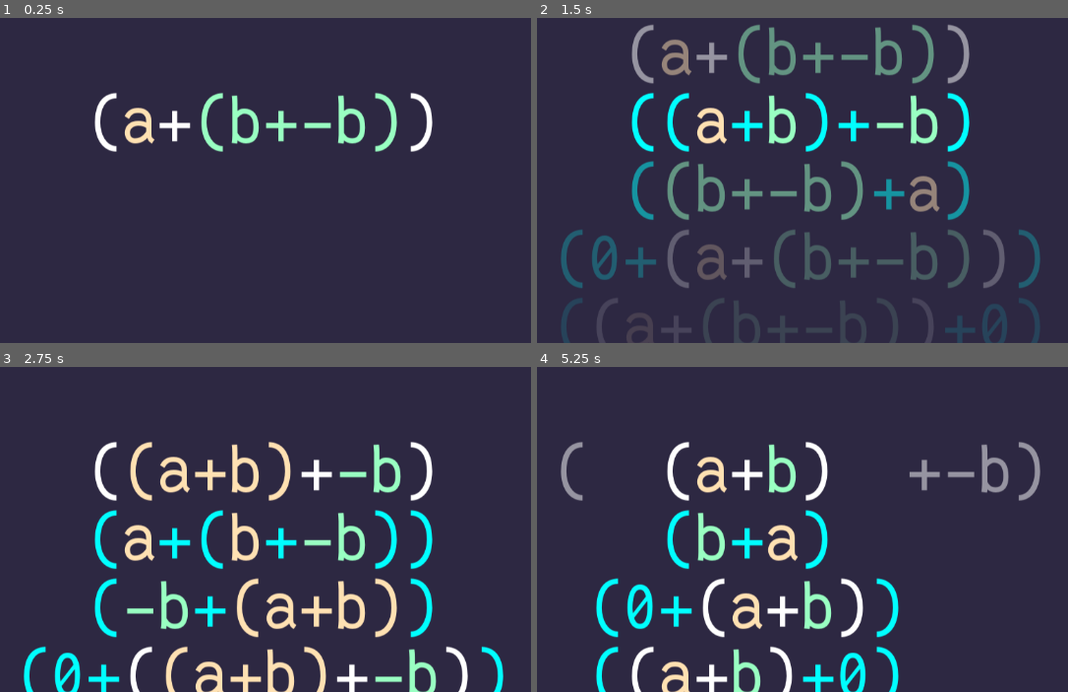
Above: before the commit, frames 1-4 (two rows, left to right).
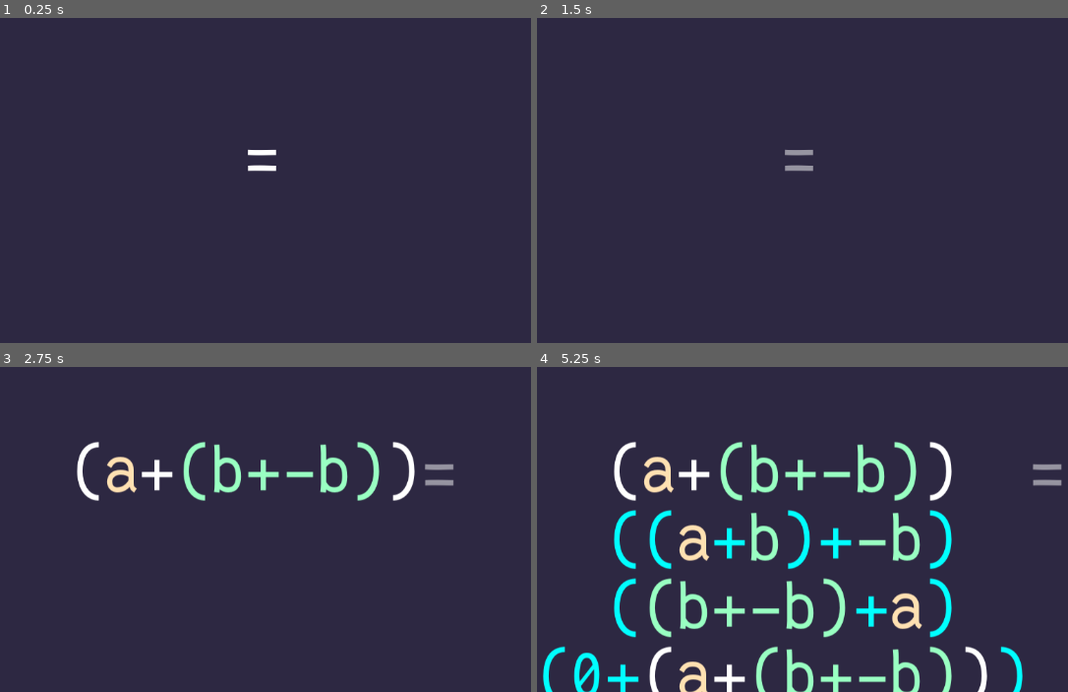
Above: after the commit, the same moments.

Repository: theoahfeldt/emperical-maths
Game: Godot game, scene res://test.tscn
Same seed, same stepped clock (60 frames per second), same inputs: the game is played once before the commit and once after it.
Inputs:
- Up to frame 1 (0.25 s): no input
- Up to frame 2 (1.5 s): tap Enter (expression_confirm) at 0.5, 1.25, 1.35 s; hold Right (expression_right) 0.53-1.28 s; tap Space (expression_select) at 0.6 s; hold Down (expression_down) from 1.28 s (still down)
- Up to frame 3 (2.75 s): tap Space (expression_select) at 1.55, 2.1 s; tap Enter (expression_confirm) at 2 s; release Down (expression_down) at 2.03 s; hold Right (expression_right) from 2.03 s (still down)
- Up to frame 4 (5.25 s): tap Enter (expression_confirm) at 2.75, 3.5, 3.6, 4.25 s; release Right (expression_right) at 2.78 s; hold Up (expression_up) 2.78-3.53 s; tap Space (expression_select) at 2.85, 3.8, 4.35, 5.1 s; hold Left (expression_left) 3.53-5.03 s; hold Down (expression_down) from 5.03 s (still down)

The runs differ from the first frame. In frame 1, 3.0% of the frame differs, in the area x 17-82%, y 23-48%; in frame 2, 13%; in frame 3, 14%; in frame 4, 18%, in the area x 1-99%, y 23-100%.
Error after the commit: Out of bounds get index '0' (on base: 'Array[GraphicalComponent]') (res://algebra/graphics/expressions/graphical_expression.gd:16)

Commit message:
Implement equality expression

Diff:
--- a/game/algebra/expression_indexer.gd
+++ b/game/algebra/expression_indexer.gd
@@ -1,19 +1,5 @@
 class_name ExpressionIndexer
 extends Node
-
-
-static func algebraic_subexpression(base: AlgebraicBase, index: Array[int]
-		) -> AlgebraicExpression:
-	return _algebraic_subexpression(base.expression, index, 0)
-
-
-static func replace_algebraic_subexpression(
-		base: AlgebraicBase, new: AlgebraicExpression, index: Array[int]
-		) -> void:
-	if index.is_empty():
-		base.replace_expression(new)
-	else:
-		_replace_algebraic_subexpression(base.expression, new, index, 0)
 
 
 static func graphical_subexpression(base: GraphicalBase, index: Array[int]
@@ -31,47 +17,46 @@
 	base.center_smooth()
 
 
-static func move_index_left(base: AlgebraicBase, index: Array[int]) -> void:
-	_move_index_horizontal(base, index, -1)
+static func move_index_left(object: AlgebraicObject, index: Array[int]) -> void:
+	_move_index_horizontal(object, index, -1)
 
 
-static func move_index_right(base: AlgebraicBase, index: Array[int]) -> void:
-	_move_index_horizontal(base, index, 1)
+static func move_index_right(object: AlgebraicObject, index: Array[int]) -> void:
+	_move_index_horizontal(object, index, 1)
 
 
 static func move_index_out(index: Array[int]) -> void:
 	index.pop_back()
 
 
-static func move_index_in(base: AlgebraicBase, index: Array[int]) -> void:
-	if algebraic_subexpression(base, index).num_subexpressions() > 0:
+static func move_index_in(object: AlgebraicObject, index: Array[int]) -> void:
+	if algebraic_subexpression(object, index).num_subexpressions() > 0:
 		index.append(0)
 
 
-static func _algebraic_subexpression(
-		expression: AlgebraicExpression, index: Array[int], i: int
-		) -> AlgebraicExpression:
+static func algebraic_subexpression(
+		object: AlgebraicObject, index: Array[int], i: int = 0
+		) -> AlgebraicObject:
 	if i > index.size():
 		push_error("Invalid index: ", index)
 	if i == index.size():
-		return expression
-	return _algebraic_subexpression(
-			expression.subexpressions()[index[i]], index, i + 1)
+		return object
+	return algebraic_subexpression(object.subexpressions()[index[i]], index, i + 1)
 
 
-static func _replace_algebraic_subexpression(
-		expression: AlgebraicExpression,
+static func replace_algebraic_subexpression(
+		object: AlgebraicObject,
 		new: AlgebraicExpression,
 		index: Array[int],
-		i: int,
+		i: int = 0,
 		) -> void:
 	if i >= index.size():
 		push_error("Invalid index: ", index)
 	elif i == index.size() - 1:
-		expression.replace_subexpression(new, index[i])
+		object.replace_subexpression(new, index[i])
 	else:
-		_replace_algebraic_subexpression(
-				expression.subexpressions()[index[i]], new, index, i + 1)
+		replace_algebraic_subexpression(
+				object.subexpressions()[index[i]], new, index, i + 1)
 
 
 static func _graphical_subexpression(
@@ -101,20 +86,19 @@
 
 
 static func _move_index_horizontal(
-	base: AlgebraicBase, index: Array[int], movement) -> void:
+	object: AlgebraicObject, index: Array[int], movement) -> void:
 	if index.is_empty():
 		return
 	var position: int = index.pop_back()
-	var parent: AlgebraicExpression = algebraic_subexpression(base, index)
+	var parent := algebraic_subexpression(object, index)
 	position = clampi(position + movement, 0, parent.num_subexpressions() - 1)
-	_move_index_in_position(base, index, position)
+	_move_index_in_position(object, index, position)
 
 
 static func _move_index_in_position(
-	base: AlgebraicBase, index: Array[int], position: int) -> void:
-	var expression: AlgebraicExpression = algebraic_subexpression(base, index)
-	if 0 <= position and position < expression.num_subexpressions():
+	object: AlgebraicObject, index: Array[int], position: int) -> void:
+	var subexpression := algebraic_subexpression(object, index)
+	if 0 <= position and position < subexpression.num_subexpressions():
 		index.append(position)
 	else:
-		push_error(
-			"Position %d invalid for %s" % [position, expression.get_class()])
+		push_error("Invalid position: ", position)
--- /dev/null
+++ b/game/algebra/graphics/expressions/graphical_equality.gd
@@ -0,0 +1,23 @@
+class_name GraphicalEquality
+extends GraphicalExpression
+
+
+func _get_components() -> Array[GraphicalComponent]:
+	return [
+		subexpressions[0],
+		_glyphs[0],
+		subexpressions[1],
+	]
+
+
+static func create(
+		left_expression: GraphicalExpressionOrMenu,
+		right_expression: GraphicalExpressionOrMenu,
+		) -> GraphicalEquality:
+	var new := GraphicalEquality.new()
+	var equality_sign := Glyph.create("=")
+	new._glyphs = [equality_sign]
+	new.subexpressions = [left_expression, right_expression]
+	new._add_components_as_children()
+	new.set_component_positions()
+	return new
--- a/game/algebra/graphics/expressions/graphical_expression.gd
+++ b/game/algebra/graphics/expressions/graphical_expression.gd
@@ -29,8 +29,13 @@
 	return []
 
 
-func set_color_from_algebraic(expression: AlgebraicExpression) -> void:
-	set_color(expression.color)
+func set_color_from_algebraic(object: AlgebraicObject) -> void:
+	set_color(object.color)
+	var algebraic: Array[AlgebraicExpression] = object.subexpressions()
+	if algebraic.size() != subexpressions.size():
+		push_error("Algebraic object has different structure")
+	for i in range(subexpressions.size()):
+		subexpressions[i].set_color_from_algebraic(algebraic[i])
 
 
 func replace_subexpression(new: GraphicalExpressionOrMenu, index: int) -> void:
--- a/game/algebra/graphics/expressions/graphical_sum.gd
+++ b/game/algebra/graphics/expressions/graphical_sum.gd
@@ -10,13 +10,6 @@
 		subexpressions[1],
 		_glyphs[2],
 	]
-
-
-func set_color_from_algebraic(expression: AlgebraicExpression) -> void:
-	var sum := expression as AlgebraicSum
-	set_color(sum.color)
-	subexpressions[0].set_color_from_algebraic(sum.left_term)
-	subexpressions[1].set_color_from_algebraic(sum.right_term)
 
 
 static func create(
--- a/game/algebra/logic/expressions/algebraic_base.gd
+++ b/game/algebra/logic/expressions/algebraic_base.gd
@@ -2,22 +2,42 @@
 extends Node
 
 
-@export var expression: AlgebraicExpression
+@export var object: AlgebraicObject
 
 
-static func create(p_expression: AlgebraicExpression) -> AlgebraicBase:
+static func create(p_object: AlgebraicObject) -> AlgebraicBase:
 	var new := AlgebraicBase.new()
-	new.add_child(p_expression)
-	new.expression = p_expression
+	new.add_child(p_object)
+	new.object = p_object
 	return new
 
 
 func copy() -> AlgebraicBase:
-	return AlgebraicBase.create(expression.copy())
+	return AlgebraicBase.create(object.copy())
 
 
-func replace_expression(new: AlgebraicExpression) -> void:
-	remove_child(expression)
-	expression.queue_free()
+func subexpression(index: Array[int]) -> AlgebraicObject:
+	return ExpressionIndexer.algebraic_subexpression(object, index)
+
+
+func replace_subexpression(
+		new: AlgebraicObject, index: Array[int]) -> void:
+	if index.is_empty():
+		replace_object(new)
+	else:
+		ExpressionIndexer.replace_algebraic_subexpression(object, new, index)
+
+
+func replace_object(new: AlgebraicObject) -> void:
+	remove_child(object)
+	object.queue_free()
 	add_child(new)
-	expression = new
+	object = new
+
+
+func pretty_string() -> String:
+	return object.pretty_string()
+
+
+func to_graphical() -> GraphicalExpression:
+	return object.to_graphical()
--- /dev/null
+++ b/game/algebra/logic/expressions/algebraic_equality.gd
@@ -0,0 +1,72 @@
+class_name AlgebraicEquality
+extends AlgebraicObject
+
+
+@export var left_expression: AlgebraicExpression
+@export var right_expression: AlgebraicExpression
+
+
+static func create(
+		a: AlgebraicExpression,
+		b: AlgebraicExpression,
+		) -> AlgebraicEquality:
+	var new = AlgebraicEquality.new()
+	new.add_child(a)
+	new.add_child(b)
+	new.left_expression = a
+	new.right_expression = b
+	return new
+
+
+func copy() -> AlgebraicEquality:
+	return AlgebraicEquality.create(
+			left_expression.copy(), right_expression.copy())
+
+
+func subexpressions() -> Array[AlgebraicExpression]:
+	return [left_expression, right_expression]
+
+
+func replace_subexpression(new: AlgebraicExpression, index: int) -> void:
+	match index:
+		0:
+			replace_left_expression(new)
+		1:
+			replace_right_expression(new)
+		var n:
+			push_error("Invalid index: ", n)
+
+
+func pretty_string() -> String:
+	return "%s = %s" % [left_expression.pretty_string(), right_expression.pretty_string()]
+
+
+func to_graphical() -> GraphicalEquality:
+	return GraphicalEquality.create(
+			left_expression.to_graphical(), right_expression.to_graphical())
+
+
+func set_color(p_color: Color) -> void:
+	color = p_color
+	left_expression.set_color(p_color)
+	right_expression.set_color(p_color)
+
+
+func mark() -> void:
+	color = marked_color
+	left_expression.set_color(_sub_colors[0])
+	right_expression.set_color(_sub_colors[1])
+
+
+func replace_left_expression(new: AlgebraicExpression) -> void:
+	remove_child(left_expression)
+	left_expression.queue_free()
+	add_child(new)
+	left_expression = new
+
+
+func replace_right_expression(new: AlgebraicExpression) -> void:
+	remove_child(right_expression)
+	right_expression.queue_free()
+	add_child(new)
+	right_expression = new
--- a/game/algebra/logic/expressions/algebraic_expression.gd
+++ b/game/algebra/logic/expressions/algebraic_expression.gd
@@ -1,50 +1,8 @@
 class_name AlgebraicExpression
-extends Node
+extends AlgebraicObject
 # Abstract class
-
-
-const default_color := Color.AQUA
-const marked_color := Color.WHITE
-
-@warning_ignore("unused_private_class_variable")
-var _sub_colors: Array[Color] = [
-	Color.from_hsv(0.1, 0.3, 1.0),
-	Color.from_hsv(0.4, 0.4, 1.0),
-]
-var color: Color
 
 
 func identical_to(_other: AlgebraicExpression) -> bool:
 	push_error("Function not implemented")
 	return false
-
-
-func copy() -> AlgebraicExpression:
-	push_error("Function not implemented")
-	return AlgebraicExpression.new()
-
-
-func subexpressions() -> Array[AlgebraicExpression]:
-	push_error("Function not implemented")
-	return []
-
-
-func num_subexpressions() -> int:
-	return subexpressions().size()
-
-
-func replace_subexpression(_new: AlgebraicExpression, _index: int) -> void:
-	push_error("Function not implemented")
-
-
-func pretty_string() -> String:
-	push_error("Function not implemented")
-	return ""
-
-
-func set_color(p_color: Color) -> void:
-	color = p_color
-
-
-func mark() -> void:
-	set_color(marked_color)
--- a/game/algebra/logic/expressions/algebraic_negation.gd
+++ b/game/algebra/logic/expressions/algebraic_negation.gd
@@ -40,8 +40,14 @@
 	return "-%s" % expression.pretty_string()
 
 
+func set_color(p_color: Color) -> void:
+	color = p_color
+	expression.set_color(p_color)
+
+
 func mark() -> void:
 	color = _sub_colors[0]
+	expression.set_color(_sub_colors[0])
 
 
 func replace_expression(new: AlgebraicExpression) -> void:
--- /dev/null
+++ b/game/algebra/logic/expressions/algebraic_object.gd
@@ -0,0 +1,49 @@
+class_name AlgebraicObject
+extends Node
+
+
+const default_color := Color.AQUA
+const marked_color := Color.WHITE
+
+@warning_ignore("unused_private_class_variable")
+var _sub_colors: Array[Color] = [
+	Color.from_hsv(0.1, 0.3, 1.0),
+	Color.from_hsv(0.4, 0.4, 1.0),
+]
+var color: Color
+
+
+func copy() -> AlgebraicObject:
+	push_error("Function not implemented")
+	return AlgebraicObject.new()
+
+
+func subexpressions() -> Array[AlgebraicExpression]:
+	push_error("Function not implemented")
+	return []
+
+
+func replace_subexpression(_new: AlgebraicExpression, _index: int) -> void:
+	push_error("Function not implemented")
+
+
+func pretty_string() -> String:
+	push_error("Function not implemented")
+	return ""
+
+
+func to_graphical() -> GraphicalExpression:
+	push_error("Function not implemented")
+	return GraphicalExpression.new()
+
+
+func set_color(p_color: Color) -> void:
+	color = p_color
+
+
+func mark() -> void:
+	set_color(marked_color)
+
+
+func num_subexpressions() -> int:
+	return subexpressions().size()
--- a/game/algebra/ui/expression_controller.gd
+++ b/game/algebra/ui/expression_controller.gd
@@ -14,9 +14,8 @@
 
 
 func _ready() -> void:
-	var expression := GraphicalConversion.algebraic_to_graphical(
-			algebraic_base.expression)
-	$GraphicalBase.initialize(expression, get_viewport_rect().size / 2.0)
+	var graphical := algebraic_base.to_graphical()
+	$GraphicalBase.initialize(graphical, get_viewport_rect().size / 2.0)
 	$GraphicalBase.center_in_viewport()
 	$ExpressionSelector.initialize(algebraic_base, $GraphicalBase)
 	$ExpressionSelector.update_marked()
@@ -46,8 +45,7 @@
 
 func _on_alternatives_menu_selector_selected_expression(
 		algebraic, graphical, mark) -> void:
-	ExpressionIndexer.replace_algebraic_subexpression(
-			algebraic_base, algebraic, mark)
+	algebraic_base.replace_subexpression(algebraic, mark)
 	ExpressionIndexer.replace_graphical_subexpression(
 			$GraphicalBase, graphical, mark)
 	current_action = Action.SELECT_EXPRESSION
@@ -63,10 +61,10 @@
 	current_action = Action.SELECT_SUBSTITUTION
 
 
-func _on_substitution_selector_substituted(new_expression, mark) -> void:
-	ExpressionIndexer.replace_algebraic_subexpression(
-			algebraic_base, new_expression, mark)
+func _on_substitution_selector_substituted(
+		new_expression: AlgebraicExpression, mark) -> void:
 	var graphical := GraphicalConversion.algebraic_to_graphical(new_expression)
+	algebraic_base.replace_subexpression(new_expression, mark)
 	ExpressionIndexer.replace_graphical_subexpression(
 			$GraphicalBase, graphical, mark)
 	$ExpressionSelector.update_marked()
--- a/game/algebra/ui/expression_creation/expression_creator.gd
+++ b/game/algebra/ui/expression_creation/expression_creator.gd
@@ -18,8 +18,7 @@
 func initialize(center_position: Vector2) -> void:
 	_algebraic_base = AlgebraicBase.create(AlgebraicVariable.create("_"))
 	add_child(_algebraic_base)
-	var graphical_expression := GraphicalConversion.algebraic_to_graphical(
-			_algebraic_base.expression)
+	var graphical_expression := _algebraic_base.to_graphical()
 	_graphical_base = GraphicalBase.create(
 			graphical_expression, center_position)
 	add_child(_graphical_base)
@@ -42,7 +41,7 @@
 
 func _create_expression() -> void:
 #	TODO: Check that expression does not contain _
-	var algebraic := _algebraic_base.expression
+	var algebraic := _algebraic_base.object
 	_algebraic_base.remove_child(algebraic)
 	_algebraic_base.queue_free()
 	var graphical := _graphical_base.expression
@@ -82,8 +81,7 @@
 		graphical: GraphicalExpression,
 		mark: Array[int],
 		) -> void:
-	ExpressionIndexer.replace_algebraic_subexpression(
-			_algebraic_base, algebraic, mark)
+	_algebraic_base.replace_subexpression(algebraic, mark)
 	ExpressionIndexer.replace_graphical_subexpression(
 			_graphical_base, graphical, mark)
 	_current_action = Action.SELECT_EXPRESSION
--- a/game/algebra/ui/expression_selector.gd
+++ b/game/algebra/ui/expression_selector.gd
@@ -31,15 +31,16 @@
 
 
 func select_expression():
-	selected.emit(marked_expression(), _mark)
+	if not marked_expression() is AlgebraicEquality:
+		selected.emit(marked_expression(), _mark)
 
 
-func marked_expression() -> AlgebraicExpression:
-	return ExpressionIndexer.algebraic_subexpression(_algebraic_base, _mark)
+func marked_expression() -> AlgebraicObject:
+	return _algebraic_base.subexpression(_mark)
 
 
 func mark_inner() -> void:
-	ExpressionIndexer.move_index_in(_algebraic_base, _mark)
+	ExpressionIndexer.move_index_in(_algebraic_base.object, _mark)
 	update_marked()
 
 
@@ -49,18 +50,18 @@
 
 
 func mark_left() -> void:
-	ExpressionIndexer.move_index_left(_algebraic_base, _mark)
+	ExpressionIndexer.move_index_left(_algebraic_base.object, _mark)
 	update_marked()
 
 
 func mark_right() -> void:
-	ExpressionIndexer.move_index_right(_algebraic_base, _mark)
+	ExpressionIndexer.move_index_right(_algebraic_base.object, _mark)
 	update_marked()
 
 
 func push_mark_inner() -> void:
 	var new_mark := _mark.duplicate()
-	ExpressionIndexer.move_index_in(_algebraic_base, new_mark)
+	ExpressionIndexer.move_index_in(_algebraic_base.object, new_mark)
 	_mark_stack.append(new_mark)
 
 
@@ -72,13 +73,13 @@
 
 func push_mark_left() -> void:
 	var new_mark := _mark.duplicate()
-	ExpressionIndexer.move_index_left(_algebraic_base, new_mark)
+	ExpressionIndexer.move_index_left(_algebraic_base.object, new_mark)
 	_mark_stack.append(new_mark)
 
 
 func push_mark_right() -> void:
 	var new_mark := _mark.duplicate()
-	ExpressionIndexer.move_index_right(_algebraic_base, new_mark)
+	ExpressionIndexer.move_index_right(_algebraic_base.object, new_mark)
 	_mark_stack.append(new_mark)
 
 
@@ -92,6 +93,6 @@
 	_graphical_base.clear_color()
 	var marked_graphical: GraphicalExpression = ExpressionIndexer.graphical_subexpression(
 			_graphical_base, _mark)
-	var marked_algebraic: AlgebraicExpression = marked_expression()
+	var marked_algebraic: AlgebraicObject = marked_expression()
 	marked_algebraic.mark()
 	marked_graphical.set_color_from_algebraic(marked_algebraic)
--- a/game/test.tscn
+++ b/game/test.tscn
@@ -1,10 +1,11 @@
-[gd_scene load_steps=7 format=3 uid="uid://c5nv2jrhdp0yc"]
+[gd_scene load_steps=8 format=3 uid="uid://c5nv2jrhdp0yc"]
 
 [ext_resource type="Script" path="res://test.gd" id="1_kljmg"]
 [ext_resource type="Script" path="res://algebra/logic/expressions/algebraic_sum.gd" id="2_v0oty"]
-[ext_resource type="Script" path="res://algebra/logic/expressions/algebraic_base.gd" id="3_7buoc"]
 [ext_resource type="Script" path="res://algebra/logic/expressions/algebraic_variable.gd" id="3_hamqr"]
-[ext_resource type="PackedScene" uid="uid://bt45ap1aaxjfr" path="res://algebra/expression_controller.tscn" id="4_rqnef"]
+[ext_resource type="Script" path="res://algebra/logic/expressions/algebraic_equality.gd" id="3_rowwf"]
+[ext_resource type="Script" path="res://algebra/logic/expressions/algebraic_base.gd" id="3_x010c"]
+[ext_resource type="PackedScene" uid="uid://bt45ap1aaxjfr" path="res://algebra/ui/expression_controller.tscn" id="4_rqnef"]
 [ext_resource type="Script" path="res://algebra/logic/expressions/algebraic_negation.gd" id="5_ofjmm"]
 
 [node name="Test" type="Node2D"]
@@ -13,32 +14,41 @@
 [node name="ExpressionController" parent="." node_paths=PackedStringArray("algebraic_base") instance=ExtResource("4_rqnef")]
 algebraic_base = NodePath("AlgebraicBase")
 
-[node name="AlgebraicBase" type="Node" parent="ExpressionController" node_paths=PackedStringArray("expression")]
-script = ExtResource("3_7buoc")
-expression = NodePath("AlgebraicSum")
+[node name="AlgebraicBase" type="Node" parent="ExpressionController" node_paths=PackedStringArray("object")]
+script = ExtResource("3_x010c")
+object = NodePath("AlgebraicEquality")
 
-[node name="AlgebraicSum" type="Node" parent="ExpressionController/AlgebraicBase" node_paths=PackedStringArray("left_term", "right_term")]
+[node name="AlgebraicEquality" type="Node" parent="ExpressionController/AlgebraicBase" node_paths=PackedStringArray("left_expression", "right_expression")]
+script = ExtResource("3_rowwf")
+left_expression = NodePath("AlgebraicSum")
+right_expression = NodePath("AlgebraicVariable")
+
+[node name="AlgebraicSum" type="Node" parent="ExpressionController/AlgebraicBase/AlgebraicEquality" node_paths=PackedStringArray("left_term", "right_term")]
 script = ExtResource("2_v0oty")
 left_term = NodePath("AlgebraicVariable")
 right_term = NodePath("AlgebraicSum")
 
-[node name="AlgebraicVariable" type="Node" parent="ExpressionController/AlgebraicBase/AlgebraicSum"]
+[node name="AlgebraicVariable" type="Node" parent="ExpressionController/AlgebraicBase/AlgebraicEquality/AlgebraicSum"]
 script = ExtResource("3_hamqr")
 variable_name = "a"
 
-[node name="AlgebraicSum" type="Node" parent="ExpressionController/AlgebraicBase/AlgebraicSum" node_paths=PackedStringArray("left_term", "right_term")]
+[node name="AlgebraicSum" type="Node" parent="ExpressionController/AlgebraicBase/AlgebraicEquality/AlgebraicSum" node_paths=PackedStringArray("left_term", "right_term")]
 script = ExtResource("2_v0oty")
 left_term = NodePath("AlgebraicVariable")
 right_term = NodePath("AlgebraicNegation")
 
-[node name="AlgebraicVariable" type="Node" parent="ExpressionController/AlgebraicBase/AlgebraicSum/AlgebraicSum"]
+[node name="AlgebraicVariable" type="Node" parent="ExpressionController/AlgebraicBase/AlgebraicEquality/AlgebraicSum/AlgebraicSum"]
 script = ExtResource("3_hamqr")
 variable_name = "b"
 
-[node name="AlgebraicNegation" type="Node" parent="ExpressionController/AlgebraicBase/AlgebraicSum/AlgebraicSum" node_paths=PackedStringArray("expression")]
+[node name="AlgebraicNegation" type="Node" parent="ExpressionController/AlgebraicBase/AlgebraicEquality/AlgebraicSum/AlgebraicSum" node_paths=PackedStringArray("expression")]
 script = ExtResource("5_ofjmm")
 expression = NodePath("AlgebraicVariable")
 
-[node name="AlgebraicVariable" type="Node" parent="ExpressionController/AlgebraicBase/AlgebraicSum/AlgebraicSum/AlgebraicNegation"]
+[node name="AlgebraicVariable" type="Node" parent="ExpressionController/AlgebraicBase/AlgebraicEquality/AlgebraicSum/AlgebraicSum/AlgebraicNegation"]
 script = ExtResource("3_hamqr")
 variable_name = "b"
+
+[node name="AlgebraicVariable" type="Node" parent="ExpressionController/AlgebraicBase/AlgebraicEquality"]
+script = ExtResource("3_hamqr")
+variable_name = "a"
